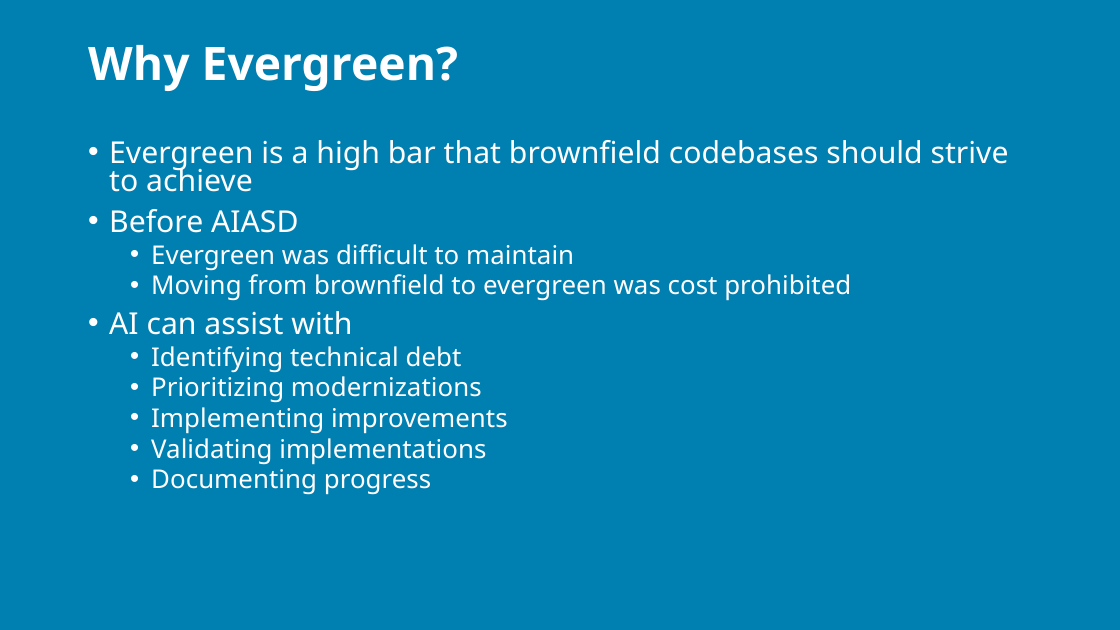
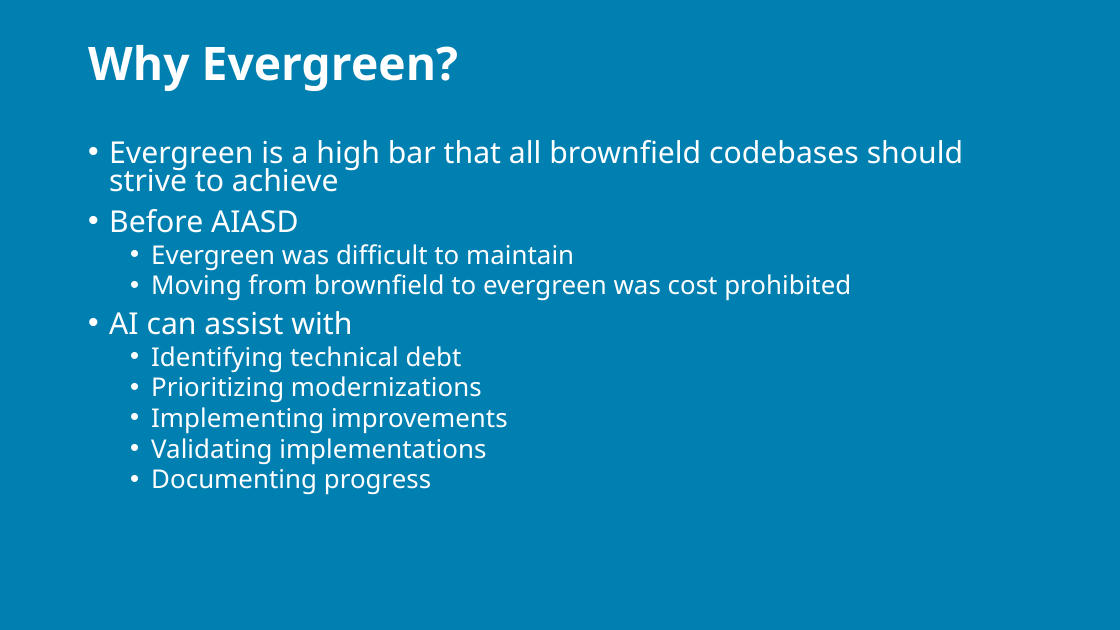
Before and after one commit to j0hnnymiller/AI-Assisted-Software-Development, a slide deck: slide 11 of Slides/AIABSD-2-day-brownfield.pptx. Drawn at 1120x630 pixels with LibreOffice and Linux fonts; fonts in the diff are those of the drawing; background and template pictures are left out. Boxes give left, top, right and bottom in pixels: in the first picture for what was removed or moved away, otherwise in the second. Text is boxed around its words. In the diff, an @@ line names an element or a change of style, - is before the commit and + after.

```diff
--- a/Slides/AIABSD-2-day-brownfield.pptx
+++ b/Slides/AIABSD-2-day-brownfield.pptx
@@ text at box(109, 140, 963, 192): text changed @@
-• Evergreen is a high bar that brownfield codebases should strive to achieve
+• Evergreen is a high bar that all brownfield codebases should strive to achieve
```
Also in this commit, not shown: 13 other slides changed, 1 other file.
